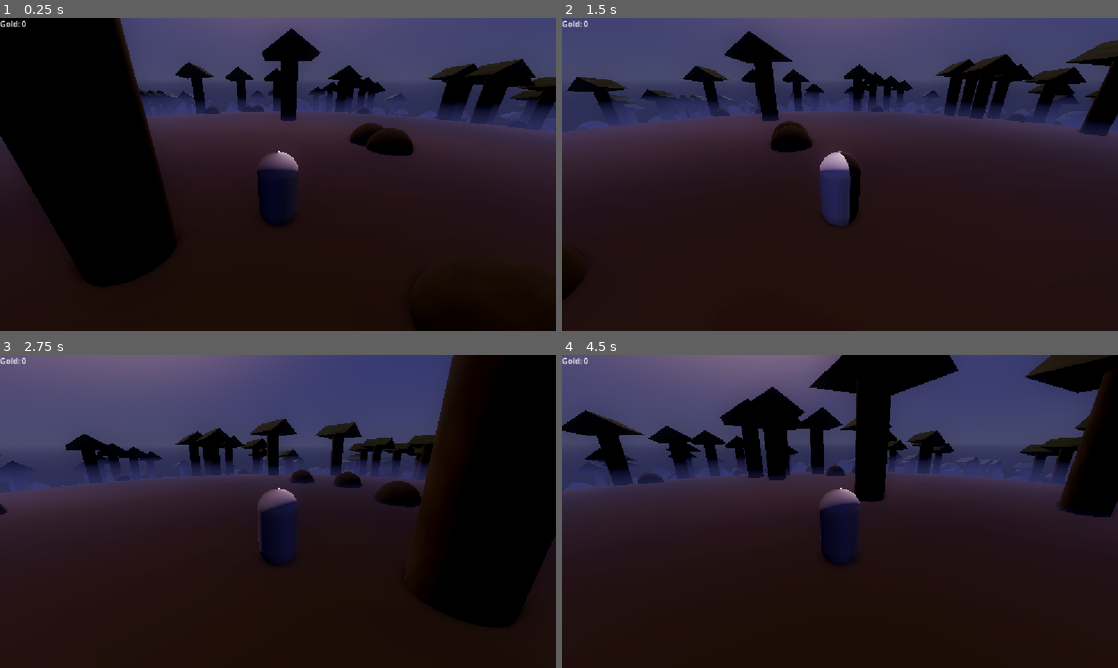
Above: before the commit, frames 1-4 (two rows, left to right).
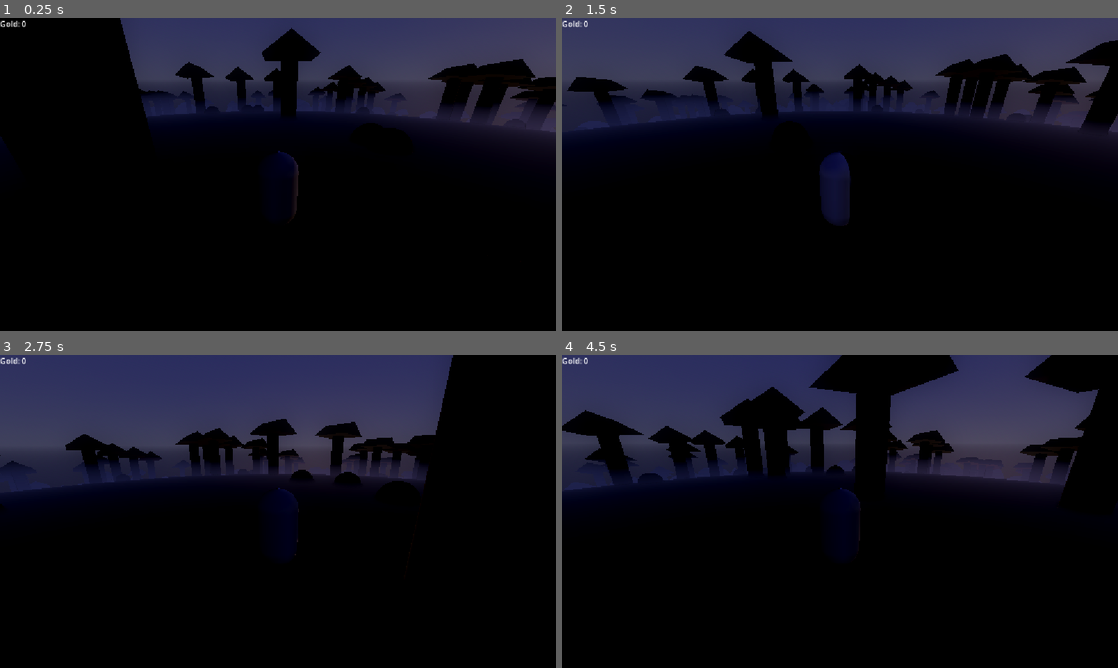
Above: after the commit, the same moments.

Repository: b00kworm4lyf3/ATLS4140-hide-and-seek
Game: Godot game, scene res://game.tscn
The game is run twice, just before and just after one commit, with the same random seed, the same clock (stepped at 60 frames per second) and the same inputs.
Inputs (mouse positions are in pixels of both pictures, inside the frame that each line leads up to):
- Up to frame 1 (0.25 s): no input
- Up to frame 2 (1.5 s): tap Enter at 0.5 s; move the mouse to (962, 158) at 0.52 s; hold D (move_right) 0.53-1.28 s; hold Shift (spend) 0.53-1.28 s; move the mouse to (728, 190) at 1.27 s; hold S (move_down) from 1.28 s (still down); click (728, 190) at 1.35 s
- Up to frame 3 (2.75 s): tap Shift (spend) at 1.55 s; move the mouse to (289, 505) at 2.02 s; release S (move_down) at 2.03 s; hold W (move_up) from 2.03 s (still down); hold Shift (spend) from 2.03 s (still down)
- Up to frame 4 (4.5 s): keep holding W (move_up); move the mouse to (834, 517) at 2.77 s; release Shift (spend) at 2.78 s; tap Shift (spend) at 2.85, 3.8, 4.35 s; move the mouse to (878, 514) at 3.52 s; press the mouse at (878, 514) at 3.53 s; move the mouse to (795, 508) at 4.27 s; release the mouse at (795, 508) at 4.28 s

The runs differ from the first frame. In frame 1, 57% of the frame differs, in the area x 0-100%, y 0-100%; in frame 2, 76%; in frame 3, 61%; in frame 4, 70%.

Commit message:
faeries hide now

Diff:
--- a/game.tscn
+++ b/game.tscn
@@ -19,15 +19,18 @@
 [sub_resource type="Environment" id="Environment_7jktm"]
 background_mode = 2
 sky = SubResource("Sky_fc0e3")
+ambient_light_sky_contribution = 0.5
+ambient_light_energy = 0.5
 tonemap_mode = 2
 ssao_enabled = true
 glow_enabled = true
+glow_strength = 0.5
 glow_bloom = 1.0
 glow_blend_mode = 0
 fog_enabled = true
 fog_mode = 1
 fog_light_color = Color(0.23021016, 0.24651673, 0.43717325, 1)
-fog_light_energy = 0.5
+fog_light_energy = 0.25
 fog_sun_scatter = 0.25
 fog_density = 0.5
 fog_aerial_perspective = 0.5
@@ -53,9 +56,9 @@
 transform = Transform3D(0.3, 0, 0, 0, 0.3, 0, 0, 0, 0.3, 0, 0.1508748, 0)
 
 [node name="testLight" type="DirectionalLight3D" parent="." unique_id=1027990675]
-transform = Transform3D(1, 0, 0, 0, -0.48917478, 0.8721858, 0, -0.8721858, -0.48917478, 0, 9.734483, -11.518443)
+transform = Transform3D(-0.52943784, -0.41499084, 0.73991776, -0.8483488, 0.25898764, -0.46176818, 0, -0.8721858, -0.4891748, 88.4064, -98.66411, -11.518443)
 light_color = Color(0.82171726, 0.6385573, 0.53544587, 1)
-light_energy = 1.5
+light_energy = 0.05
 shadow_enabled = true
 shadow_opacity = 0.5
 shadow_blur = 4.0
--- a/scripts/fairy.gd
+++ b/scripts/fairy.gd
@@ -9,13 +9,14 @@
 var _t := 0.0
 
 func _ready() -> void:
-	move_speed = randf_range(3.0, 5.0)
+	add_to_group("faeries")
+
+	move_speed = randf_range(5.0, 10.0)
 	bob_height = randf_range(0.3, 0.5)
 	bob_speed = randf_range(2.0, 4.0)
 
-	add_to_group("faeries")
 	_base_y = position.y
-	_target = position
+	_target = find_hide(Vector3.ZERO)
 
 func _process(delta: float) -> void:
 	_t += delta
@@ -23,6 +24,7 @@
 	#move
 	var flat := Vector2(position.x, position.z)
 	var goal := Vector2(_target.x, _target.z)
+
 	flat = flat.move_toward(goal, move_speed * delta)
 	position.x = flat.x
 	position.z = flat.y
@@ -30,9 +32,25 @@
 	#hover
 	position.y = _base_y + sin(_t*bob_speed)*bob_height
 
-func catch() -> void:
+func catch(from: Vector3) -> void:
 	Wallet.add_coins(5, "stone") #TODO: Update when more fae types
-	_target = position + Vector3(randf_range(-8, 8), 0, randf_range(-8, 8)) #placeholder flee, rehide behind rock
+	#_target = position + Vector3(randf_range(-8, 8), 0, randf_range(-8, 8)) #placeholder flee, rehide behind rock
+	_target = find_hide(from, true)
 
 func lure(to: Vector3) -> void:
 	_target = to
+
+func find_hide(from: Vector3, furthest := false) -> Vector3:
+	var rocks:= get_tree().get_nodes_in_group("rocks")
+	var pickRock := rocks[0]
+	var bestDist: float = global_position.distance_to(pickRock.global_position)
+	for rock in rocks:
+		var d := global_position.distance_to(rock.global_position)
+		if (d > bestDist) if furthest else (d < bestDist):
+			pickRock = rock
+			bestDist = d
+
+	var to_rock: Vector3 = pickRock.global_position - from
+	to_rock.y = 0
+	to_rock = to_rock.normalized()
+	return pickRock.global_position + to_rock
--- a/scripts/player.gd
+++ b/scripts/player.gd
@@ -27,7 +27,7 @@
 	if event.is_action_pressed("ui_cancel"):
 		Input.mouse_mode = Input.MOUSE_MODE_VISIBLE
 	if event.is_action_pressed("talk") and not _in_range.is_empty():
-		_in_range[0].catch()
+		_in_range[0].catch(global_position)
 	if event.is_action_pressed("spend"):
 		if Wallet.spend_decay("stone", 7): #TODO: update to use selected type
 			var faeries := get_tree().get_nodes_in_group("faeries")
@@ -36,9 +36,9 @@
 				return #player spends stones but no faerie comes
 
 			var closestFae := faeries[0]
-			var minDist: float = global_position.distance_to(closestFae.position)
+			var minDist: float = global_position.distance_to(closestFae.global_position)
 			for fae in faeries:
-				var d := global_position.distance_to(fae.position)
+				var d := global_position.distance_to(fae.global_position)
 				if d < minDist:
 					closestFae = fae
 					minDist = d
